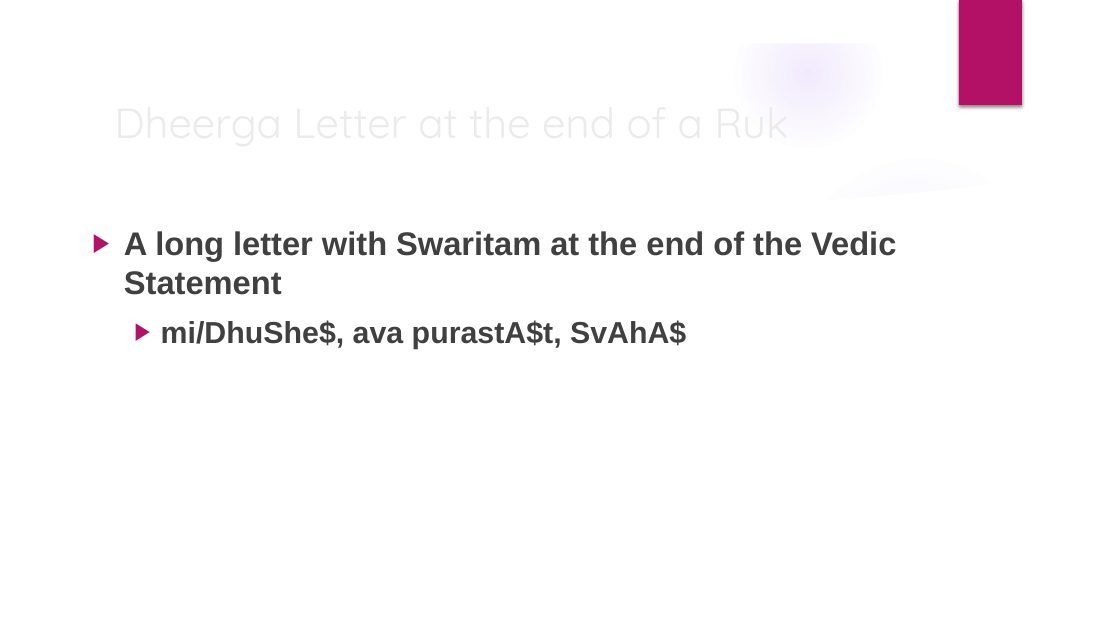
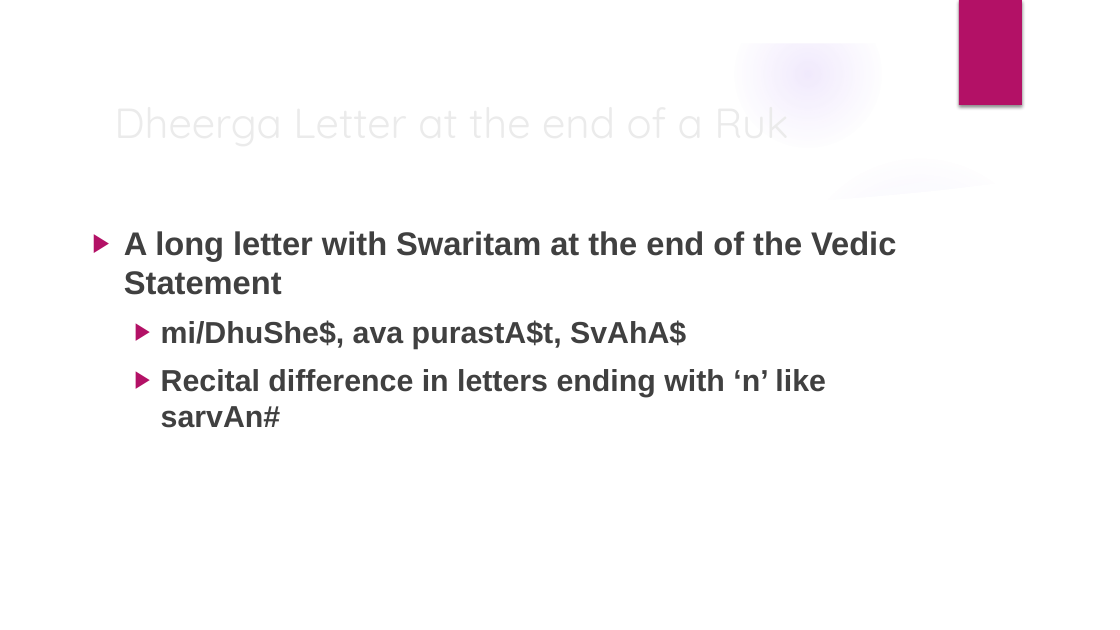
Before and after one commit to KYVeda/texts, a slide deck: slide 5 of Veda Lectures/Dheerga Swaritam.pptx. Drawn at 1120x630 pixels with LibreOffice and Linux fonts; fonts in the diff are those of the drawing; background and template pictures are left out. Boxes give left, top, right and bottom in pixels: in the first picture for what was removed or moved away, otherwise in the second. Text is boxed around its words. In the diff, an @@ line names an element or a change of style, - is before the commit and + after.

```diff
--- a/Veda Lectures/Dheerga Swaritam.pptx
+++ b/Veda Lectures/Dheerga Swaritam.pptx
@@ text at box(161, 369, 826, 428): paragraph added @@
+  ▶ Recital difference in letters ending with ‘n’ like sarvAn#
```
Also in this commit, not shown: 1 other slide changed, 1 slide added, 1 slide removed, 6 other files.
